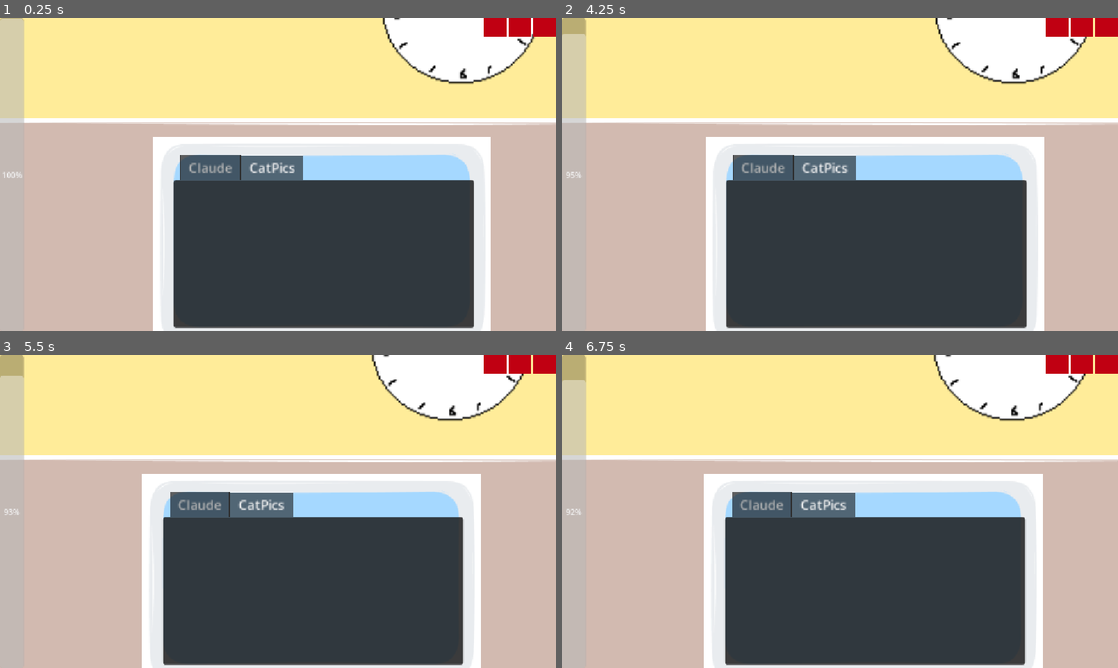
Above: before the commit, frames 1-4 (two rows, left to right).
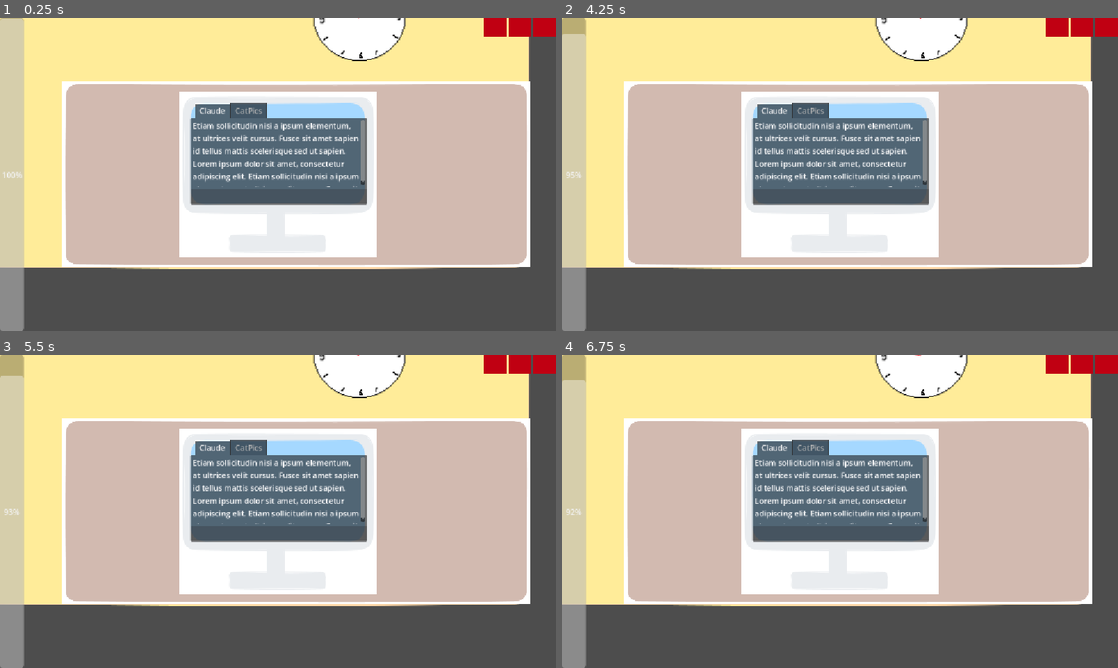
Above: after the commit, the same moments.

Repository: natleahh/gmtk-jam-2026
Game: Godot game, scene res://prototypes/ADHDHell/main.tscn
The game is run twice, just before and just after one commit, with the same random seed, the same clock (stepped at 60 frames per second) and the same inputs. The project has no main scene, so this scene is started directly.
Inputs (mouse positions are in pixels of both pictures, inside the frame that each line leads up to):
- Up to frame 1 (0.25 s): no input
- Up to frame 2 (4.25 s): tap Enter at 0.5, 2, 3.5 s; move the mouse to (962, 158) at 0.52 s; tap Space at 1.25, 2.75 s; move the mouse to (728, 190) at 1.27 s; move the mouse to (895, 105) at 2.02 s; move the mouse to (812, 237) at 2.77 s; move the mouse to (1006, 221) at 3.52 s
- Up to frame 3 (5.5 s): move the mouse to (111, 464) at 4.27 s; tap Space at 5 s; move the mouse to (305, 511) at 5.02 s
- Up to frame 4 (6.75 s): move the mouse to (756, 433) at 5.77 s; move the mouse to (962, 495) at 6.52 s

The runs differ from the first frame. In frame 1, 70% of the frame differs, in the area x 0-100%, y 0-100%; in frame 2, 70%; in frame 3, 70%; in frame 4, 70%.

Commit message:
mob next [ci-skip] [ci skip] [skip ci]
lastFile:prototypes/ADHDHell/computer/claude/main.gd

Diff:
--- a/prototypes/ADHDHell/computer/claude/main.gd
+++ b/prototypes/ADHDHell/computer/claude/main.gd
@@ -21,11 +21,14 @@
 	"Curabitur eleifend ante ut blandit dapibus."]
 ]
 
+@export_range(0.0, 1.0, 0.01) var initial_success_chance: float = 0.1
+@export_range(1.0, 2.0, 0.1) var success_scaling: float = 1.1
 
 @onready var current_text: Array = CLAUDE_TEXT.pick_random()
-
 @export var text_box: ReactiveTextEdit
 @export var chat_area: VBoxContainer
+
+var _success_chance: float = initial_success_chance
 
 func _ready() -> void:
 	start()
@@ -33,14 +36,16 @@
 
 func start() -> void:
 	text_box.hint = "Claude, please generate the big presentation"
+	_success_chance = initial_success_chance
 
 func _on_correct_input(player_input: String) -> void:
 	var claude_text: String
-	if randf() < 0.2:
+	if randf() < _success_chance:
 		text_box.hint = ""
 		claude_text = "Ok, got it! Generating big presentation."
 		start()
 	else:
+		_success_chance *= success_scaling
 		current_text = CLAUDE_TEXT.pick_random()
 		text_box.hint = current_text[0]
 		claude_text = current_text[1]
--- a/prototypes/ADHDHell/computer/claude/main.tscn
+++ b/prototypes/ADHDHell/computer/claude/main.tscn
@@ -13,41 +13,81 @@
 grow_horizontal = 2
 grow_vertical = 2
 script = ExtResource("1_xaus2")
-text_box = NodePath("TextBox")
+success_scaling = 1.5
+text_box = NodePath("VBoxContainer/TextBox")
 chat_area = NodePath("ChatWindow/ChatArea")
 metadata/_tab_index = 0
 
 [node name="ChatWindow" type="Control" parent="." unique_id=876791275]
+anchors_preset = 0
+offset_right = 365.0
+grow_horizontal = 2
+grow_vertical = 2
+offset_transform_enabled = true
+
+[node name="ChatArea" type="VBoxContainer" parent="ChatWindow" unique_id=427156715]
+visible = false
+custom_maximum_size = Vector2(-1, 110)
 layout_mode = 1
 anchors_preset = 15
 anchor_right = 1.0
 anchor_bottom = 1.0
-offset_bottom = -27.563019
-grow_horizontal = 2
-grow_vertical = 2
-
-[node name="ChatArea" type="VBoxContainer" parent="ChatWindow" unique_id=427156715]
-layout_mode = 1
-anchors_preset = 15
-anchor_right = 1.0
-anchor_bottom = 1.0
-offset_bottom = -14.0
 grow_horizontal = 2
 grow_vertical = 2
 size_flags_horizontal = 3
 alignment = 2
 
-[node name="TextBox" type="Control" parent="." unique_id=326267725]
+[node name="Chatbubble" type="Label" parent="ChatWindow/ChatArea" unique_id=1411030897]
+custom_maximum_size = Vector2(318, -1)
+layout_mode = 2
+text = "Lorem ipsum dolor sit amet, consectetur adipiscing elit. Etiam sollicitudin nisi a ipsum elementum, at ultrices velit cursus. Fusce sit amet sapien id tellus mattis scelerisque sed ut sapien. Vestibulum sed leo ultricies, accumsan diam nec, imperdiet dui. Vivamus ornare dolor ex, ut auctor magna interdum id. Pellentesque in tellus in eros bibendum vehicula posuere id metus. Nulla urna neque, vestibulum pharetra purus ut, faucibus sagittis urna. Aenean imperdiet laoreet ligula, id pulvinar nisl malesuada sit amet. Integer eu pellentesque felis. Cras egestas lacinia nunc eget eleifend. Phasellus vestibulum eget est eget accumsan. Nam vulputate nisl turpis, sit amet sollicitudin erat faucibus at. Nulla tempus luctus arcu, sit amet aliquet ex egestas posuere. "
+autowrap_mode = 2
+
+[node name="Chatbubble2" type="Label" parent="ChatWindow/ChatArea" unique_id=672737879]
+custom_maximum_size = Vector2(318, -1)
+layout_mode = 2
+text = "Lorem ipsum dolor sit amet, consectetur adipiscing elit. Etiam sollicitudin nisi a ipsum elementum, at ultrices velit cursus. Fusce sit amet sapien id tellus mattis scelerisque sed ut sapien. Vestibulum sed leo ultricies, accumsan diam nec, imperdiet dui. Vivamus ornare dolor ex, ut auctor magna interdum id. Pellentesque in tellus in eros bibendum vehicula posuere id metus. Nulla urna neque, vestibulum pharetra purus ut, faucibus sagittis urna. Aenean imperdiet laoreet ligula, id pulvinar nisl malesuada sit amet. Integer eu pellentesque felis. Cras egestas lacinia nunc eget eleifend. Phasellus vestibulum eget est eget accumsan. Nam vulputate nisl turpis, sit amet sollicitudin erat faucibus at. Nulla tempus luctus arcu, sit amet aliquet ex egestas posuere. "
+autowrap_mode = 2
+
+[node name="VBoxContainer" type="VBoxContainer" parent="." unique_id=1395010488]
+propagate_maximum_size = false
 layout_mode = 1
-anchor_top = 0.76900005
+anchors_preset = 15
 anchor_right = 1.0
 anchor_bottom = 1.0
-offset_top = -0.083969116
 grow_horizontal = 2
-grow_vertical = 0
+grow_vertical = 2
+
+[node name="ScrollContainer" type="ScrollContainer" parent="VBoxContainer" unique_id=508395173]
+layout_mode = 2
+size_flags_vertical = 3
+draw_focus_border = true
+
+[node name="VBoxContainer" type="VBoxContainer" parent="VBoxContainer/ScrollContainer" unique_id=1132773099]
+custom_maximum_size = Vector2(365, 143)
+propagate_maximum_size = false
+clip_contents = true
+layout_mode = 2
+size_flags_horizontal = 3
+size_flags_vertical = 3
+alignment = 2
+
+[node name="ChatBox" type="Label" parent="VBoxContainer/ScrollContainer/VBoxContainer" unique_id=875230597]
+layout_mode = 2
+text = "Etiam sollicitudin nisi a ipsum elementum, at ultrices velit cursus. Fusce sit amet sapien id tellus mattis scelerisque sed ut sapien."
+autowrap_mode = 3
+
+[node name="ChatBox2" type="Label" parent="VBoxContainer/ScrollContainer/VBoxContainer" unique_id=1354136406]
+layout_mode = 2
+text = "Lorem ipsum dolor sit amet, consectetur adipiscing elit. Etiam sollicitudin nisi a ipsum elementum, at ultrices velit cursus. Fusce sit amet sapien id tellus mattis scelerisque sed ut sapien."
+autowrap_mode = 3
+
+[node name="TextBox" type="Control" parent="VBoxContainer" unique_id=326267725]
+custom_minimum_size = Vector2(0, 32)
+layout_mode = 2
 script = ExtResource("2_ik178")
 
-[node name="RichTextLabel" type="RichTextLabel" parent="TextBox" unique_id=1258669660]
+[node name="RichTextLabel" type="RichTextLabel" parent="VBoxContainer/TextBox" unique_id=1258669660]
 layout_mode = 1
 anchors_preset = 15
 anchor_right = 1.0
@@ -59,7 +99,7 @@
 autowrap_trim_flags = 0
 vertical_alignment = 1
 
-[node name="ColorRect" type="ColorRect" parent="TextBox/RichTextLabel" unique_id=1598559909]
+[node name="ColorRect" type="ColorRect" parent="VBoxContainer/TextBox/RichTextLabel" unique_id=1598559909]
 modulate = Color(0.28235295, 0.28235295, 0.28235295, 0.28235295)
 layout_mode = 1
 anchors_preset = 15
@@ -69,7 +109,7 @@
 grow_vertical = 2
 color = Color(0.5609549, 0.5609549, 0.5609549, 1)
 
-[node name="LineEdit" type="LineEdit" parent="TextBox" unique_id=616655172]
+[node name="LineEdit" type="LineEdit" parent="VBoxContainer/TextBox" unique_id=616655172]
 visibility_layer = 0
 layout_mode = 1
 anchors_preset = 15
--- a/prototypes/ADHDHell/computer/computer.tscn
+++ b/prototypes/ADHDHell/computer/computer.tscn
@@ -11,12 +11,14 @@
 offset_top = -147.66757
 offset_right = 184.24269
 offset_bottom = 62.895447
-current_tab = 1
+current_tab = 0
 
 [node name="Claude" parent="TabContainer" unique_id=668862452 instance=ExtResource("3_vmi4j")]
-visible = false
 layout_mode = 2
 
 [node name="CatPics" type="Panel" parent="TabContainer" unique_id=1011314897]
+visible = false
 layout_mode = 2
 metadata/_tab_index = 1
+
+[node name="Camera2D" type="Camera2D" parent="." unique_id=1082093241]
--- a/prototypes/ADHDHell/deadline_alert.gd
+++ b/prototypes/ADHDHell/deadline_alert.gd
@@ -12,5 +12,6 @@
 
 
 func _on_okr_timer_timeout() -> void:
+	return
 	visible = true# Replace with function body.
 	$AudioStreamPlayer.play()
